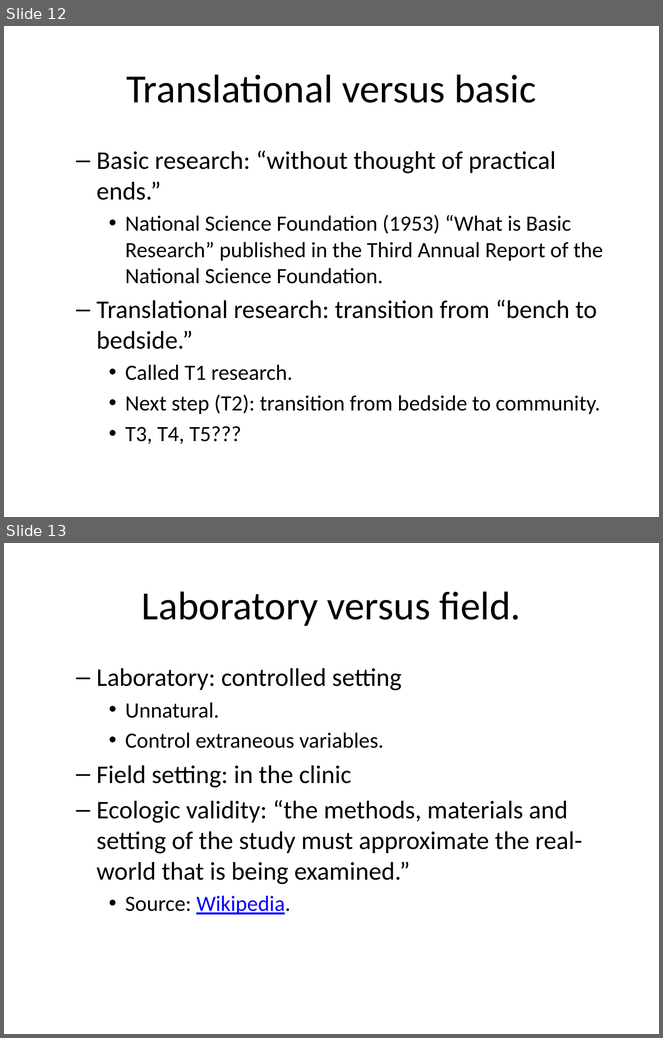
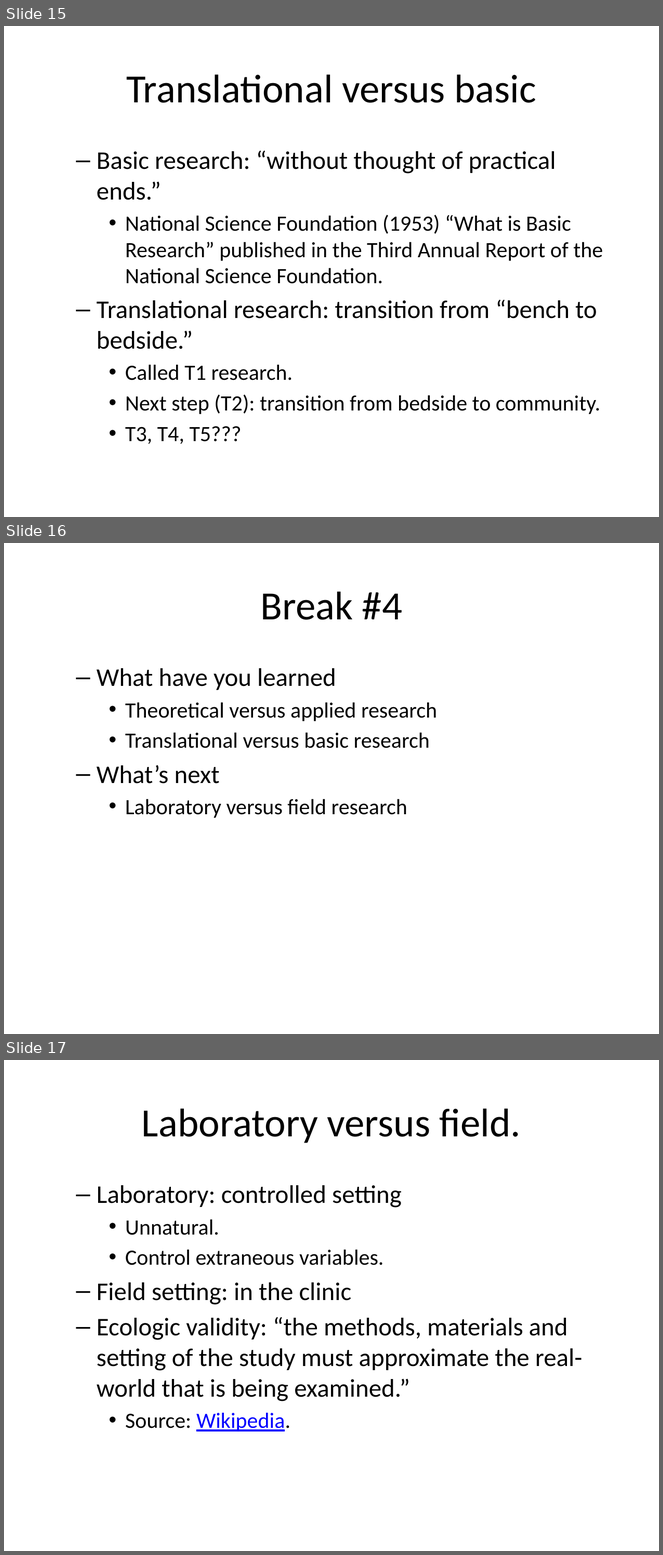
Before and after one commit to pmean/classes, a slide deck: clinical-research-methodology/results/video01-introduction.pptx. Shown one above the other, each under a label of ours: slides 12 and 13 before the commit, slides 15, 16 and 17 after it. The pictures are 663x1038 and 663x1555 pixels, drawn with LibreOffice and Linux fonts; fonts in the diff are those of the drawing. Boxes give left, top, right and bottom in pixels: in the first picture for what was removed or moved away, otherwise in the second. Text is boxed around its words. In the diff, an @@ line names an element or a change of style, - is before the commit and + after.

```diff
--- a/clinical-research-methodology/results/video01-introduction.pptx
+++ b/clinical-research-methodology/results/video01-introduction.pptx
@@ slide 16 added at [4, 543, 659, 1034], background #FFFFFF @@
@@ title added at [261, 591, 402, 620], 44 pt, text #000000 @@
+Break #4
@@ text added at [97, 668, 437, 818], 24 pt, text #000000 @@
+  – What have you learned
+    • Theoretical versus applied research
+    • Translational versus basic research
+  – What’s next
+    • Laboratory versus field research
@@ what was slide 12 is now slide 15 @@
@@ what was slide 13 is now slide 17 @@
```
Also in this commit, not shown: 4 slides changed, 9 other slides added, 1 other file.
